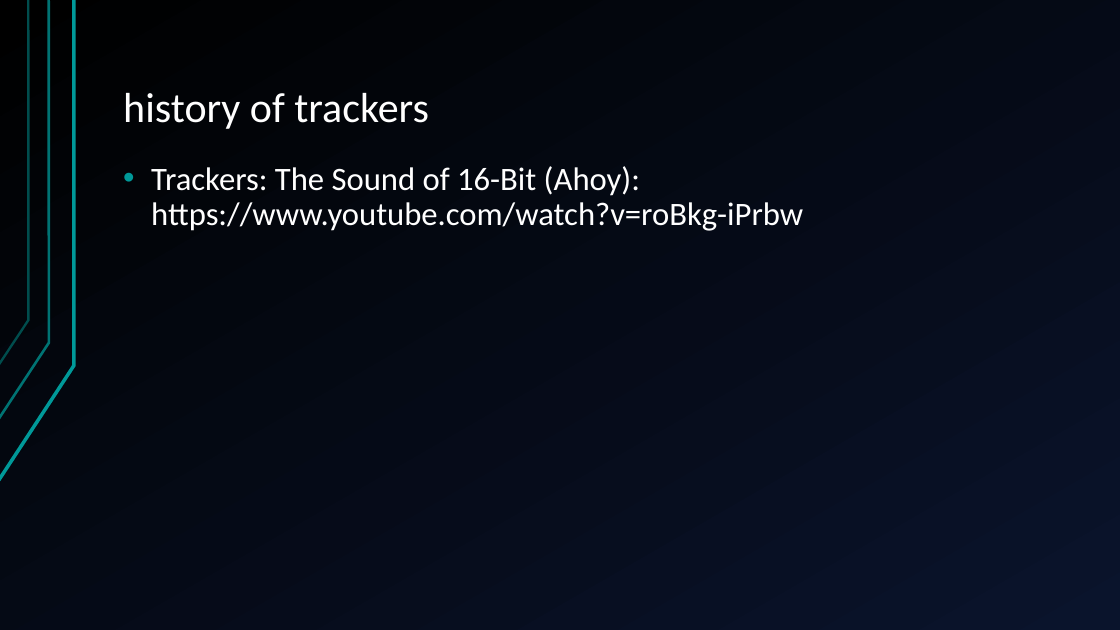
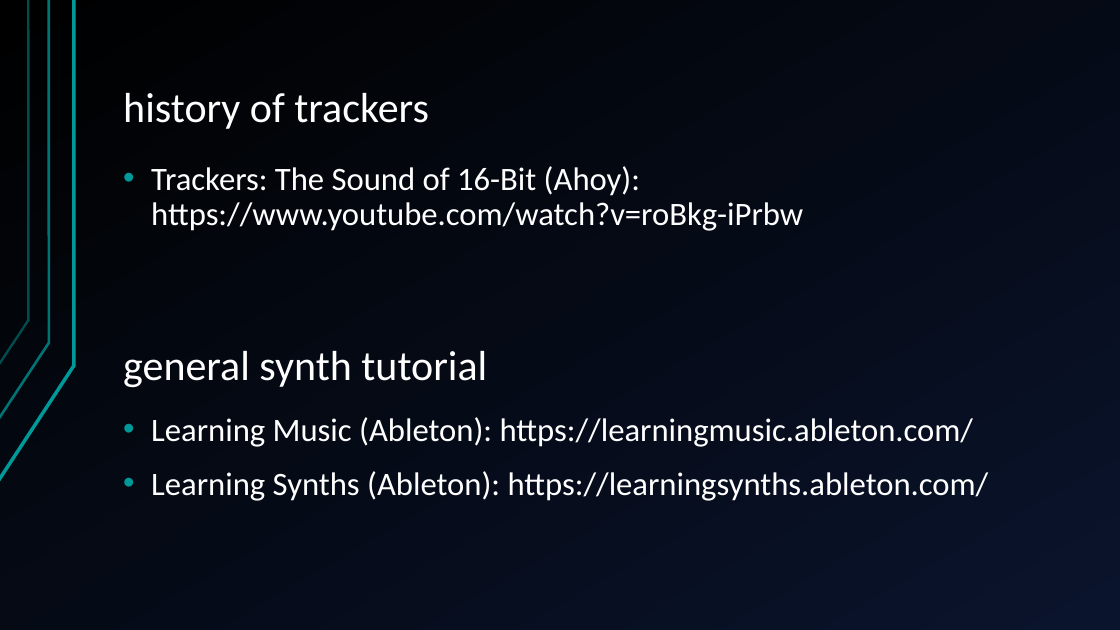
Before and after one commit to jegasus/m8-tracker-workshop, a slide deck: slide 28 of slides_v1.odp (slide 27 before the commit). Drawn at 1120x630 pixels with LibreOffice and Linux fonts; fonts in the diff are those of the drawing. Boxes give left, top, right and bottom in pixels: in the first picture for what was removed or moved away, otherwise in the second. Text is boxed around its words. In the diff, an @@ line names an element or a change of style, - is before the commit and + after.

```diff
--- a/slides_v1.odp
+++ b/slides_v1.odp
@@ text added at (x1=123, y1=351, x2=487, y2=388), 36 pt, text #FFFFFF @@
+general synth tutorial
@@ text at (x1=151, y1=417, x2=989, y2=501): paragraphs added @@
+• Learning Music (Ableton): https://learningmusic.ableton.com/
+• Learning Synths (Ableton): https://learningsynths.ableton.com/
```
Also in this commit, not shown: 1 other slide changed, 2 slides added, 1 slide removed.
